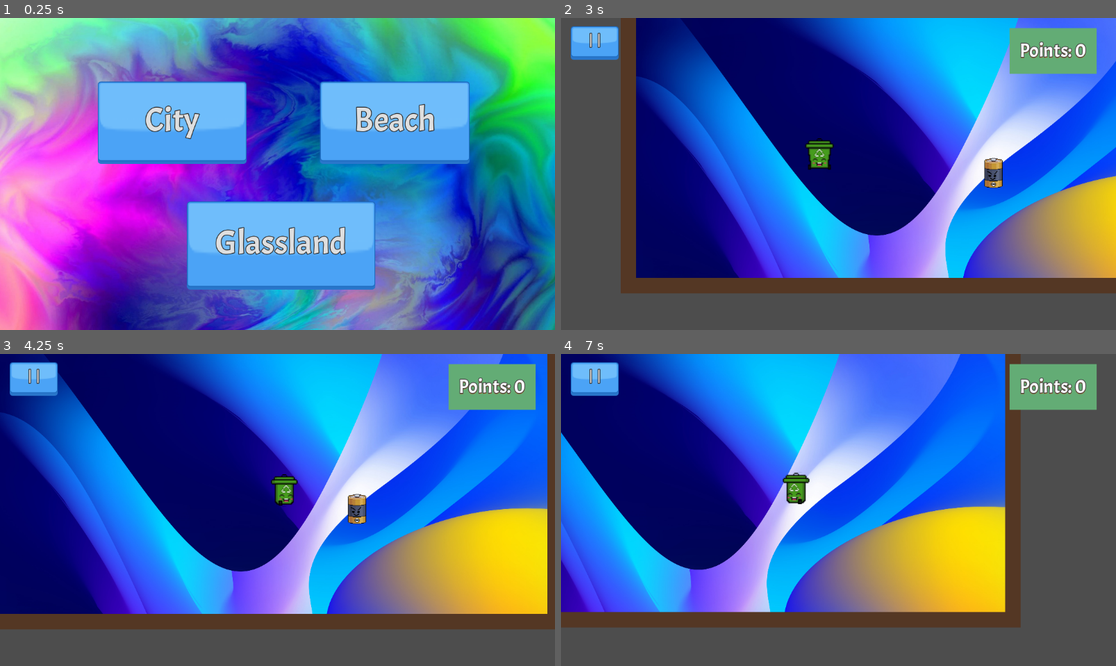
Above: before the commit, frames 1-4 (two rows, left to right).
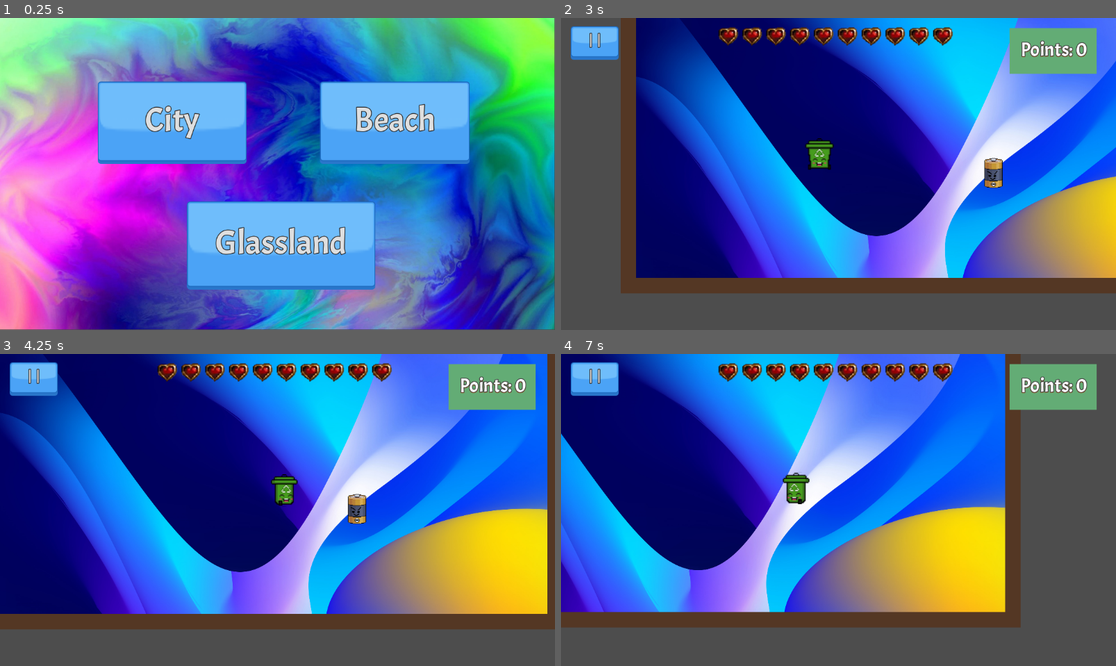
Above: after the commit, the same moments.

Repository: LucaYan0506/exploration-game
Game: Godot game, scene res://main.tscn
The game is run twice, just before and just after one commit, with the same random seed, the same clock (stepped at 60 frames per second) and the same inputs.
Inputs:
- Up to frame 1 (0.25 s): no input
- Up to frame 2 (3 s): click "City" at 0.5 s; click "| |" at 1.25 s; click "menu" at 2 s; click "Beach" at 2.75 s
- Up to frame 3 (4.25 s): tap Enter at 3.5 s; hold Right (ui_right) from 3.53 s (still down)
- Up to frame 4 (7 s): release Right (ui_right) at 4.28 s; hold S (ui_down) 4.28-5.03 s; hold Right (ui_right) 5.03-5.78 s; hold Up (ui_up) 5.78-6.53 s; hold Left (ui_left) from 6.53 s (still down)

The runs differ from the first frame. In frame 1, 0.5% of the frame differs, in the area x 0-100%, y 0-100%; in frame 2, 2.5%; in frame 3, 2.6%, in the area x 0-99%, y 0-84%; in frame 4, 2.5%.

Commit message:
hp done

Diff:
--- a/background.tscn
+++ b/background.tscn
@@ -1,8 +1,9 @@
-[gd_scene load_steps=5 format=3 uid="uid://dcw6l4vu174rl"]
+[gd_scene load_steps=6 format=3 uid="uid://dcw6l4vu174rl"]
 
 [ext_resource type="Texture2D" uid="uid://dc1rui354et0m" path="res://Blue-Abstract-Background-4K-Wallpaper.jpg" id="1_6bu1k"]
 [ext_resource type="Script" path="res://background.gd" id="1_7m7qs"]
 [ext_resource type="Theme" uid="uid://c42r8558dvmyi" path="res://clashy/clashy.tres" id="3_eyqyp"]
+[ext_resource type="Texture2D" uid="uid://dtjnxb64i4yv5" path="res://image/full_heart-removebg-preview.png" id="4_d0nyu"]
 
 [sub_resource type="StyleBoxFlat" id="StyleBoxFlat_7xyv8"]
 bg_color = Color(0.390007, 0.675894, 0.458808, 1)
@@ -11,20 +12,12 @@
 script = ExtResource("1_7m7qs")
 
 [node name="TextureRect" type="TextureRect" parent="."]
-offset_right = 1145.0
-offset_bottom = 635.0
+offset_left = 1.0
+offset_top = -1.0
+offset_right = 1146.0
+offset_bottom = 634.0
 texture = ExtResource("1_6bu1k")
 expand_mode = 1
-
-[node name="pause" type="Button" parent="."]
-offset_left = 30.0
-offset_top = 21.0
-offset_right = 130.0
-offset_bottom = 91.0
-theme = ExtResource("3_eyqyp")
-theme_override_font_sizes/font_size = 30
-text = "|  |
-"
 
 [node name="UI" type="CanvasLayer" parent="."]
 
@@ -53,4 +46,122 @@
 horizontal_alignment = 1
 vertical_alignment = 1
 
-[connection signal="pressed" from="pause" to="." method="_on_pause_pressed"]
+[node name="pause" type="Button" parent="UI"]
+offset_right = 100.0
+offset_bottom = 70.0
+theme = ExtResource("3_eyqyp")
+theme_override_font_sizes/font_size = 30
+text = "|  |
+"
+
+[node name="HeartsContainer" type="HBoxContainer" parent="UI"]
+anchors_preset = -1
+anchor_right = 0.838
+anchor_bottom = 0.086
+offset_left = 35.0
+offset_top = 15.0
+offset_right = 73.6239
+offset_bottom = 8.272
+size_flags_horizontal = 0
+
+[node name="heartGui" type="Panel" parent="UI/HeartsContainer"]
+layout_mode = 2
+
+[node name="Sprite2D" type="Sprite2D" parent="UI/HeartsContainer/heartGui"]
+texture_repeat = 2
+position = Vector2(288.844, 35.375)
+scale = Vector2(1.99023, 1.07422)
+texture = ExtResource("4_d0nyu")
+hframes = 2
+
+[node name="heartGui2" type="Panel" parent="UI/HeartsContainer"]
+layout_mode = 2
+
+[node name="Sprite2D" type="Sprite2D" parent="UI/HeartsContainer/heartGui2"]
+texture_repeat = 2
+position = Vector2(345, 35)
+scale = Vector2(1.99023, 1.07422)
+texture = ExtResource("4_d0nyu")
+hframes = 2
+
+[node name="heartGui3" type="Panel" parent="UI/HeartsContainer"]
+layout_mode = 2
+
+[node name="Sprite2D" type="Sprite2D" parent="UI/HeartsContainer/heartGui3"]
+texture_repeat = 2
+position = Vector2(401, 35)
+scale = Vector2(1.99023, 1.07422)
+texture = ExtResource("4_d0nyu")
+hframes = 2
+
+[node name="heartGui4" type="Panel" parent="UI/HeartsContainer"]
+layout_mode = 2
+
+[node name="Sprite2D" type="Sprite2D" parent="UI/HeartsContainer/heartGui4"]
+texture_repeat = 2
+position = Vector2(457, 33)
+scale = Vector2(1.99023, 1.08398)
+texture = ExtResource("4_d0nyu")
+hframes = 2
+
+[node name="heartGui5" type="Panel" parent="UI/HeartsContainer"]
+layout_mode = 2
+
+[node name="Sprite2D" type="Sprite2D" parent="UI/HeartsContainer/heartGui5"]
+texture_repeat = 2
+position = Vector2(510, 32)
+scale = Vector2(1.99023, 1.07422)
+texture = ExtResource("4_d0nyu")
+hframes = 2
+
+[node name="heartGui6" type="Panel" parent="UI/HeartsContainer"]
+layout_mode = 2
+
+[node name="Sprite2D" type="Sprite2D" parent="UI/HeartsContainer/heartGui6"]
+texture_repeat = 2
+position = Vector2(559, 33)
+scale = Vector2(1.99023, 1.07422)
+texture = ExtResource("4_d0nyu")
+hframes = 2
+
+[node name="heartGui7" type="Panel" parent="UI/HeartsContainer"]
+layout_mode = 2
+
+[node name="Sprite2D" type="Sprite2D" parent="UI/HeartsContainer/heartGui7"]
+texture_repeat = 2
+position = Vector2(615, 33)
+scale = Vector2(1.99023, 1.07422)
+texture = ExtResource("4_d0nyu")
+hframes = 2
+
+[node name="heartGui8" type="Panel" parent="UI/HeartsContainer"]
+layout_mode = 2
+
+[node name="Sprite2D" type="Sprite2D" parent="UI/HeartsContainer/heartGui8"]
+texture_repeat = 2
+position = Vector2(670, 34)
+scale = Vector2(1.99023, 1.07422)
+texture = ExtResource("4_d0nyu")
+hframes = 2
+
+[node name="heartGui9" type="Panel" parent="UI/HeartsContainer"]
+layout_mode = 2
+
+[node name="Sprite2D" type="Sprite2D" parent="UI/HeartsContainer/heartGui9"]
+texture_repeat = 2
+position = Vector2(727, 36)
+scale = Vector2(1.99023, 1.07422)
+texture = ExtResource("4_d0nyu")
+hframes = 2
+
+[node name="heartGui10" type="Panel" parent="UI/HeartsContainer"]
+layout_mode = 2
+
+[node name="Sprite2D" type="Sprite2D" parent="UI/HeartsContainer/heartGui10"]
+texture_repeat = 2
+position = Vector2(780, 37)
+scale = Vector2(1.99023, 1.07422)
+texture = ExtResource("4_d0nyu")
+hframes = 2
+
+[connection signal="pressed" from="UI/pause" to="." method="_on_pause_pressed"]
--- a/characters/main_char.gd
+++ b/characters/main_char.gd
@@ -1,5 +1,7 @@
 extends CharacterBody2D
 @onready var sprite_2d: AnimatedSprite2D = $Sprite2D
+@export var maxHealth = 10
+@onready var currentHealth: int = maxHealth
 
 var speed = 300
 
--- a/main.tscn
+++ b/main.tscn
@@ -11,6 +11,10 @@
 anchors_preset = 15
 anchor_right = 1.0
 anchor_bottom = 1.0
+offset_left = -1.0
+offset_top = -1.0
+offset_right = -1.0
+offset_bottom = -1.0
 grow_horizontal = 2
 grow_vertical = 2
 size_flags_horizontal = 4
--- a/project.godot
+++ b/project.godot
@@ -50,3 +50,8 @@
 , Object(InputEventKey,"resource_local_to_scene":false,"resource_name":"","device":-1,"window_id":0,"alt_pressed":false …(186 unchanged characters)…
 ]
 }
+toggle_inventory={
+"deadzone": 0.5,
+"events": [Object(InputEventKey,"resource_local_to_scene":false,"resource_name":"","device":-1,"window_id":0,"alt_pressed":false,"shift_pressed":false,"ctrl_pressed":false,"meta_pressed":false,"pressed":false,"keycode":0,"physical_keycode":73,"key_label":0,"unicode":105,"location":0,"echo":false,"script":null)
+]
+}
--- a/scene/background.gd
+++ b/scene/background.gd
@@ -1,5 +1,8 @@
 extends Node2D
-
+@onready var heartscontainer = $UI/HeartsContainer
+@onready var player = $MainChar
 #@export var target_level : PackedScene
 func _on_pause_pressed() -> void:
 	get_tree().change_scene_to_file("res://scene/pause_menu.tscn")
+func _ready():
+	heartscontainer.setMaxHearts(player.maxHealth)
--- a/scene/background.tscn
+++ b/scene/background.tscn
@@ -1,11 +1,15 @@
-[gd_scene load_steps=10 format=4 uid="uid://dcw6l4vu174rl"]
+[gd_scene load_steps=14 format=4 uid="uid://dcw6l4vu174rl"]
 
 [ext_resource type="Texture2D" uid="uid://dc1rui354et0m" path="res://Blue-Abstract-Background-4K-Wallpaper.jpg" id="1_6bu1k"]
 [ext_resource type="Script" path="res://scene/background.gd" id="1_7m7qs"]
+[ext_resource type="Script" path="res://scene/ui.gd" id="3_av81a"]
 [ext_resource type="Theme" uid="uid://c42r8558dvmyi" path="res://clashy/clashy.tres" id="3_eyqyp"]
+[ext_resource type="PackedScene" uid="uid://dhdc4544wyewy" path="res://scene/hearts_container.tscn" id="4_0jodh"]
 [ext_resource type="PackedScene" uid="uid://jmxgjsysd762" path="res://characters/enemy.tscn" id="4_xlnw1"]
+[ext_resource type="PackedScene" uid="uid://brvao2xm14yax" path="res://scene/inventory_gui.tscn" id="5_le8hn"]
 [ext_resource type="PackedScene" uid="uid://dbec1tjmaudvr" path="res://characters/main_char.tscn" id="5_vy2bd"]
 [ext_resource type="Texture2D" uid="uid://dbe06n4l2niyt" path="res://image/brown.png" id="6_g8mof"]
+[ext_resource type="Script" path="res://scene/inventory_gui.gd" id="7_g7eoc"]
 
 [sub_resource type="StyleBoxFlat" id="StyleBoxFlat_7xyv8"]
 bg_color = Color(0.390007, 0.675894, 0.458808, 1)
@@ -413,12 +417,15 @@
 script = ExtResource("1_7m7qs")
 
 [node name="TextureRect" type="TextureRect" parent="."]
-offset_right = 1145.0
-offset_bottom = 635.0
+offset_left = -1.0
+offset_top = 1.0
+offset_right = 1144.0
+offset_bottom = 636.0
 texture = ExtResource("1_6bu1k")
 expand_mode = 1
 
 [node name="UI" type="CanvasLayer" parent="."]
+script = ExtResource("3_av81a")
 
 [node name="pause" type="Button" parent="UI"]
 offset_left = 20.0
@@ -446,6 +453,10 @@
 anchors_preset = 15
 anchor_right = 1.0
 anchor_bottom = 1.0
+offset_left = 2.0
+offset_top = -2.0
+offset_right = 2.0
+offset_bottom = -2.0
 grow_horizontal = 2
 grow_vertical = 2
 theme = ExtResource("3_eyqyp")
@@ -455,6 +466,32 @@
 horizontal_alignment = 1
 vertical_alignment = 1
 
+[node name="HeartsContainer" parent="UI" instance=ExtResource("4_0jodh")]
+anchors_preset = 5
+anchor_left = 0.5
+anchor_right = 0.5
+offset_left = -137.0
+offset_top = 18.0
+offset_right = -42.0
+offset_bottom = 58.0
+grow_horizontal = 2
+scale = Vector2(1.5, 1.5)
+
+[node name="InventoryGui" parent="UI" instance=ExtResource("5_le8hn")]
+anchors_preset = 8
+anchor_left = 0.5
+anchor_top = 0.5
+anchor_right = 0.5
+anchor_bottom = 0.5
+offset_left = -251.0
+offset_top = -139.0
+offset_right = 1.0
+offset_bottom = 0.0
+grow_horizontal = 2
+grow_vertical = 2
+scale = Vector2(2, 2)
+script = ExtResource("7_g7eoc")
+
 [node name="Enemy" parent="." instance=ExtResource("4_xlnw1")]
 position = Vector2(822, 460)
 
--- /dev/null
+++ b/scene/heart_gui.tscn
@@ -0,0 +1,17 @@
+[gd_scene load_steps=2 format=3 uid="uid://qbc1dm3yxbbl"]
+
+[ext_resource type="Texture2D" uid="uid://dtjnxb64i4yv5" path="res://image/full_heart-removebg-preview.png" id="1_tq10k"]
+
+[node name="heartGui" type="Panel"]
+self_modulate = Color(1, 1, 1, 0)
+custom_minimum_size = Vector2(29, 26)
+offset_left = 1.0
+offset_top = 1.0
+offset_right = 30.0
+offset_bottom = 27.0
+
+[node name="Sprite2D" type="Sprite2D" parent="."]
+position = Vector2(-1, -2)
+texture = ExtResource("1_tq10k")
+centered = false
+hframes = 2
--- /dev/null
+++ b/scene/hearts_container.gd
@@ -0,0 +1,16 @@
+extends HBoxContainer
+
+@onready var HeartGuiClass = preload("res://scene/heart_gui.tscn")
+# Called when the node enters the scene tree for the first time.
+func _ready() -> void:
+	pass # Replace with function body.
+
+
+# Called every frame. 'delta' is the elapsed time since the previous frame.
+func _process(delta: float) -> void:
+	pass
+
+func setMaxHearts(max: int):
+	for i in range(max):
+		var heart = HeartGuiClass.instantiate()
+		add_child(heart)
--- /dev/null
+++ b/scene/hearts_container.tscn
@@ -0,0 +1,8 @@
+[gd_scene load_steps=2 format=3 uid="uid://dhdc4544wyewy"]
+
+[ext_resource type="Script" path="res://scene/hearts_container.gd" id="1_amlyc"]
+
+[node name="HeartsContainer" type="HBoxContainer"]
+offset_right = 40.0
+offset_bottom = 40.0
+script = ExtResource("1_amlyc")
--- /dev/null
+++ b/scene/inventory_gui.gd
@@ -0,0 +1,13 @@
+extends Control
+
+var isOpen: bool = false
+
+func open():
+	visible = true
+	isOpen = true
+
+
+
+func close():
+	visible = false
+	isOpen = false
--- /dev/null
+++ b/scene/inventory_gui.tscn
@@ -0,0 +1,88 @@
+[gd_scene load_steps=3 format=3 uid="uid://brvao2xm14yax"]
+
+[ext_resource type="Texture2D" uid="uid://3de0tni8qbhj" path="res://image/inve-removebg-preview.png" id="1_gnugt"]
+[ext_resource type="PackedScene" uid="uid://cfdlv8ou8pp1d" path="res://scene/slot.tscn" id="2_gec4s"]
+
+[node name="InventoryGui" type="Control"]
+custom_minimum_size = Vector2(252, 139)
+layout_mode = 3
+anchors_preset = 0
+offset_left = -42.0
+offset_right = 210.0
+offset_bottom = 139.0
+
+[node name="NinePatchRect" type="NinePatchRect" parent="."]
+layout_mode = 1
+anchors_preset = 8
+anchor_left = 0.5
+anchor_top = 0.5
+anchor_right = 0.5
+anchor_bottom = 0.5
+offset_left = -126.0
+offset_top = -71.0
+offset_right = 126.0
+offset_bottom = 71.0
+grow_horizontal = 2
+grow_vertical = 2
+texture = ExtResource("1_gnugt")
+
+[node name="GridContainer" type="GridContainer" parent="NinePatchRect"]
+layout_mode = 1
+anchors_preset = 8
+anchor_left = 0.5
+anchor_top = 0.5
+anchor_right = 0.5
+anchor_bottom = 0.5
+offset_left = -108.0
+offset_top = -64.0
+offset_right = 108.0
+offset_bottom = 64.0
+grow_horizontal = 2
+grow_vertical = 2
+columns = 5
+
+[node name="Slot" parent="NinePatchRect/GridContainer" instance=ExtResource("2_gec4s")]
+layout_mode = 2
+size_flags_horizontal = 4
+
+[node name="Slot2" parent="NinePatchRect/GridContainer" instance=ExtResource("2_gec4s")]
+layout_mode = 2
+
+[node name="Slot3" parent="NinePatchRect/GridContainer" instance=ExtResource("2_gec4s")]
+layout_mode = 2
+
+[node name="Slot4" parent="NinePatchRect/GridContainer" instance=ExtResource("2_gec4s")]
+layout_mode = 2
+
+[node name="Slot5" parent="NinePatchRect/GridContainer" instance=ExtResource("2_gec4s")]
+layout_mode = 2
+
+[node name="Slot6" parent="NinePatchRect/GridContainer" instance=ExtResource("2_gec4s")]
+layout_mode = 2
+
+[node name="Slot7" parent="NinePatchRect/GridContainer" instance=ExtResource("2_gec4s")]
+layout_mode = 2
+
+[node name="Slot8" parent="NinePatchRect/GridContainer" instance=ExtResource("2_gec4s")]
+layout_mode = 2
+
+[node name="Slot9" parent="NinePatchRect/GridContainer" instance=ExtResource("2_gec4s")]
+layout_mode = 2
+
+[node name="Slot10" parent="NinePatchRect/GridContainer" instance=ExtResource("2_gec4s")]
+layout_mode = 2
+
+[node name="Slot11" parent="NinePatchRect/GridContainer" instance=ExtResource("2_gec4s")]
+layout_mode = 2
+
+[node name="Slot12" parent="NinePatchRect/GridContainer" instance=ExtResource("2_gec4s")]
+layout_mode = 2
+
+[node name="Slot13" parent="NinePatchRect/GridContainer" instance=ExtResource("2_gec4s")]
+layout_mode = 2
+
+[node name="Slot14" parent="NinePatchRect/GridContainer" instance=ExtResource("2_gec4s")]
+layout_mode = 2
+
+[node name="Slot15" parent="NinePatchRect/GridContainer" instance=ExtResource("2_gec4s")]
+layout_mode = 2
--- /dev/null
+++ b/scene/slot.tscn
@@ -0,0 +1,14 @@
+[gd_scene load_steps=2 format=3 uid="uid://cfdlv8ou8pp1d"]
+
+[ext_resource type="Texture2D" uid="uid://b7bxfolnjusbq" path="res://image/inv2.png" id="1_0dtqv"]
+
+[node name="Slot" type="Panel"]
+self_modulate = Color(1, 1, 1, 0)
+custom_minimum_size = Vector2(40, 40)
+offset_right = 40.0
+offset_bottom = 40.0
+
+[node name="Sprite2D" type="Sprite2D" parent="."]
+texture = ExtResource("1_0dtqv")
+centered = false
+vframes = 2
--- /dev/null
+++ b/scene/ui.gd
@@ -0,0 +1,14 @@
+extends CanvasLayer
+
+@onready var inventory = $InventoryGui
+
+func _ready():
+	inventory.close()
+
+
+func _input(event):
+	if event.is_action_pressed("toggle_inventory"):
+		if inventory.isOpen:
+			inventory.close()
+		else:
+			inventory.open()
Not shown, added: battery enemy.png.import
Not shown, added: health spray/clean-bathroom-cleaner-game-pixel-art-vector-47157095-removebg-preview.png.import
Not shown, added: hotbar/hotbar-removebg-preview.png.import
Binary file added: image/full_heart-removebg-preview.png
Not shown, added: image/full_heart-removebg-preview.png.import
Binary file added: image/inv2.png
Not shown, added: image/inv2.png.import
Binary file added: image/inve-removebg-preview.png
Not shown, added: image/inve-removebg-preview.png.import
